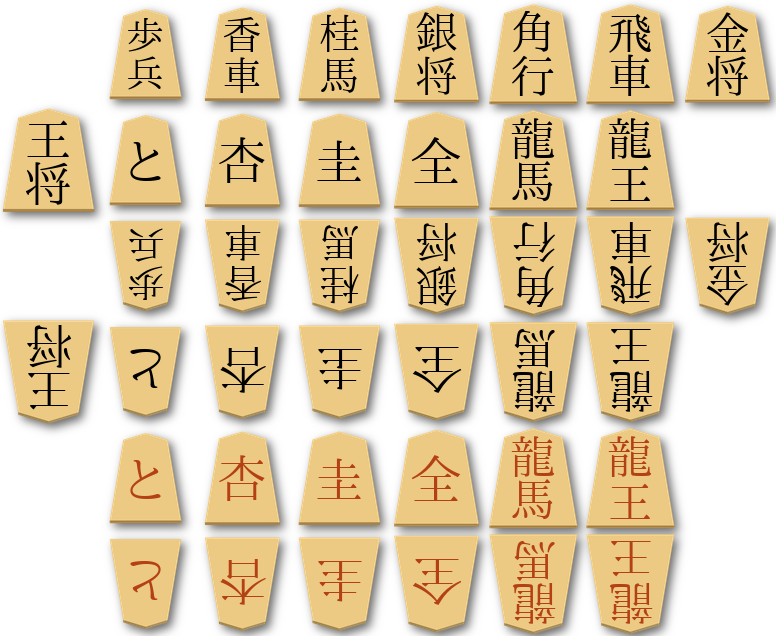
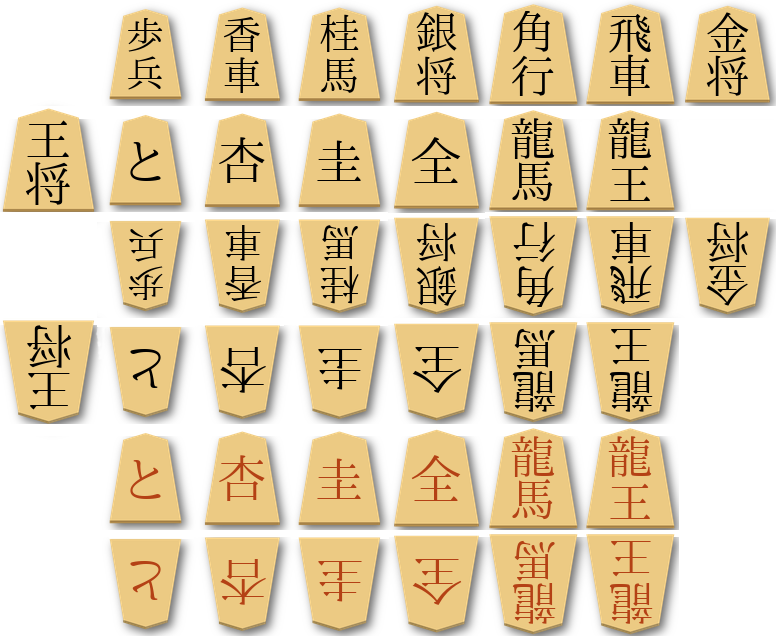
Two versions of the same layered image (776x636). Layer-by-layer changes:
painted on "Drop Shadow" over [0, 106, 776, 592]
